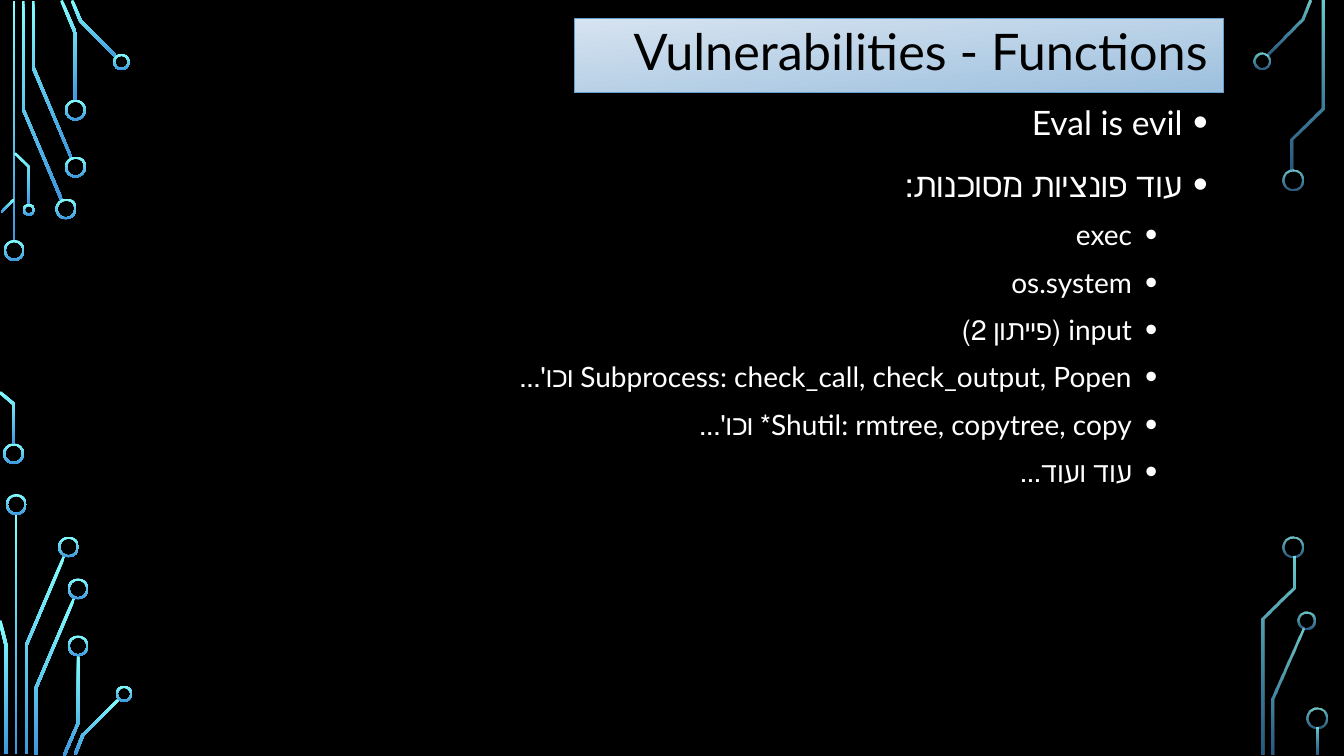
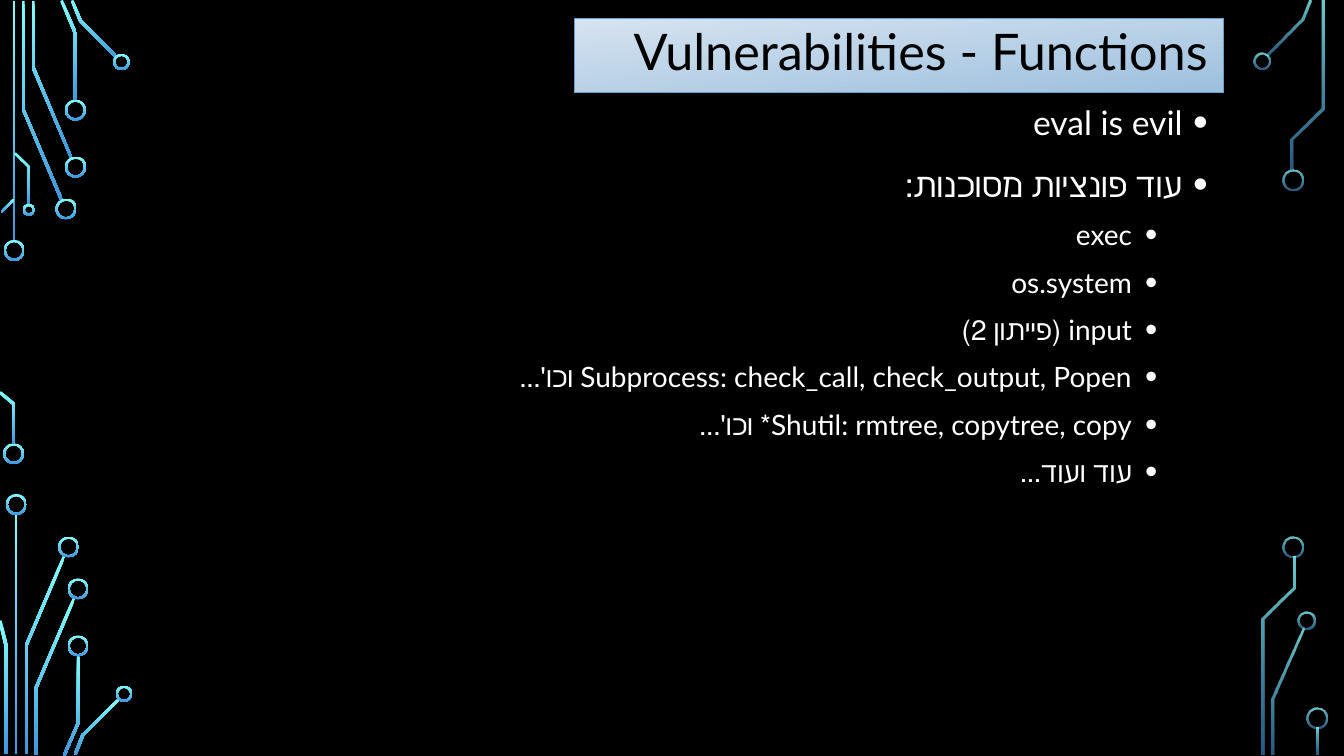
Before and after one commit to amit-sides/Seminar, a slide deck: slide 21 of Lecture/Lecture.pptx. Drawn at 1344x756 pixels with LibreOffice and Linux fonts; fonts in the diff are those of the drawing; background and template pictures are left out. Boxes give left, top, right and bottom in pixels: in the first picture for what was removed or moved away, otherwise in the second. Text is boxed around its words. In the diff, an @@ line names an element or a change of style, - is before the commit and + after.

```diff
--- a/Lecture/Lecture.pptx
+++ b/Lecture/Lecture.pptx
@@ text at (x1=1033, y1=110, x2=1183, y2=136): text changed @@
-• Eval is evil
+• eval is evil
```
Also in this commit, not shown: 1 other file.
